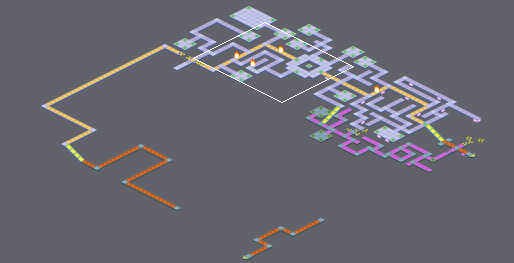
Tiled map: areas/Industrial_hub.tmx. The first picture is a wide view before the edit; the outline marks the close-up.
Close-up. As it was:
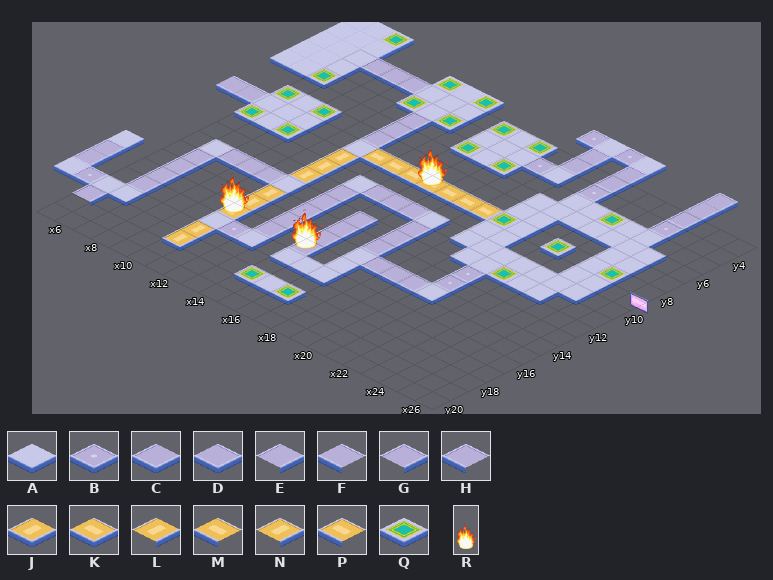
Cells are 64x32 px. Isometric: x runs down to the right, y down to the left. Shown: x 5..26, y 3..20. The commit also changed other parts of the map, which this record leaves out. Layer "Tile Layer 5" is drawn 0,-64 px off the grid.
Key: from "Cyberworld Indus": A 0, B 4, C 5, D 5 flipped left-right, E 6, F 6 flipped left-right, G 7, H 7 flipped left-right, J 9, K 9 flipped left-right, L 10, M 10 flipped left-right, N 11, P 11 flipped left-right, Q 12; from "obstacle fire 2": R 0.
_ is an empty cell.
Objects are placed by the point they stand on, in cells (3,4 is the top-left corner of cell 3,4); size is 1x1 cell unless given.
Layers that did not change in this view are not listed.
Layer "Tile Layer 5" before, first column x 5:
 3 AAQ__________BABA___G_
 4 AAA___QAQ_____G_G___E_
 5 AAAHFDAAA_QAQ_C_C___C_
 6 AAA___QAQ_AAABA_B___B_
 7 AAQ____G__QAQ___AAQAA_
 8 _______E_______AAAAAAA
 9 __QAQ__C_______AA___AA
10 FDAAA__APMMMMMKQA_Q_AQ
11 __QAQ__N_______AA___AA
12 _______L_AHFDA_AAAAAAA
13 _______J_G___G__AAQAA_
14 ___AHFDA_E_G_E___B____
15 ___G___N_E_E_C___B____
16 A__E___L_E_E_AHFDA____
17 G__E___J_C_C_A________
18 C__C___ABA_AAA________
19 ABAA___N______________
20 __G____J___QAQ________
Objects on layer "Object Layer 5" before:
R at 16.5,10.5 size 1x4
R at 12.5,17.5 size 1x4
R at 16.5,17.5 size 1x4
And afterwards:
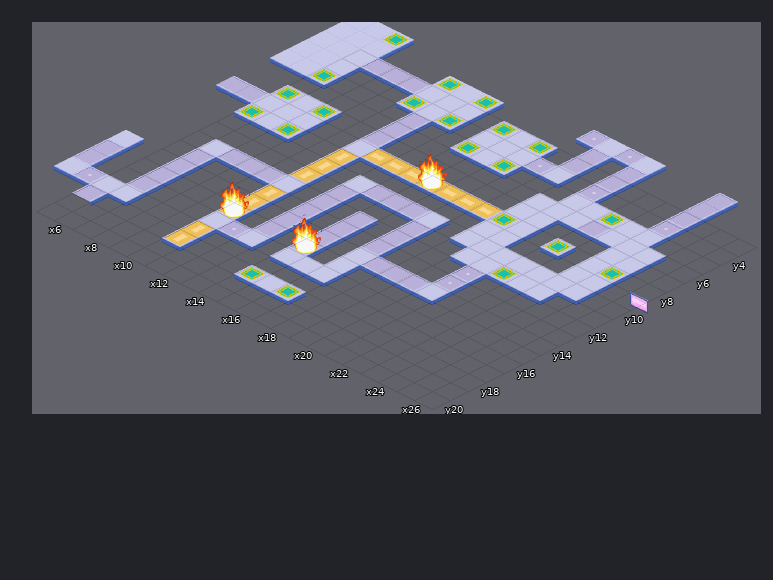
From old to new:
{"where": "layer \"Tile Layer 5\""}
{"y":8,"x":23,"old":"A","new":"D"}
{"where": "layer \"Object Layer 5\""}
{"was": "R at 16.5,10.5 size 1x4", "now": "R at 16.8,10.8 size 1x4"}
{"was": "R at 12.5,17.5 size 1x4", "now": "R at 12.8,17.8 size 1x4"}
{"was": "R at 16.5,17.5 size 1x4", "now": "R at 16.8,17.8 size 1x4"}
{"label":"changed","picture_box":[418,146,448,188]}
{"label":"changed","picture_box":[220,173,250,216]}
{"label":"changed","picture_box":[292,209,322,252]}
{"label":"changed","picture_box":[577,220,610,237]}
